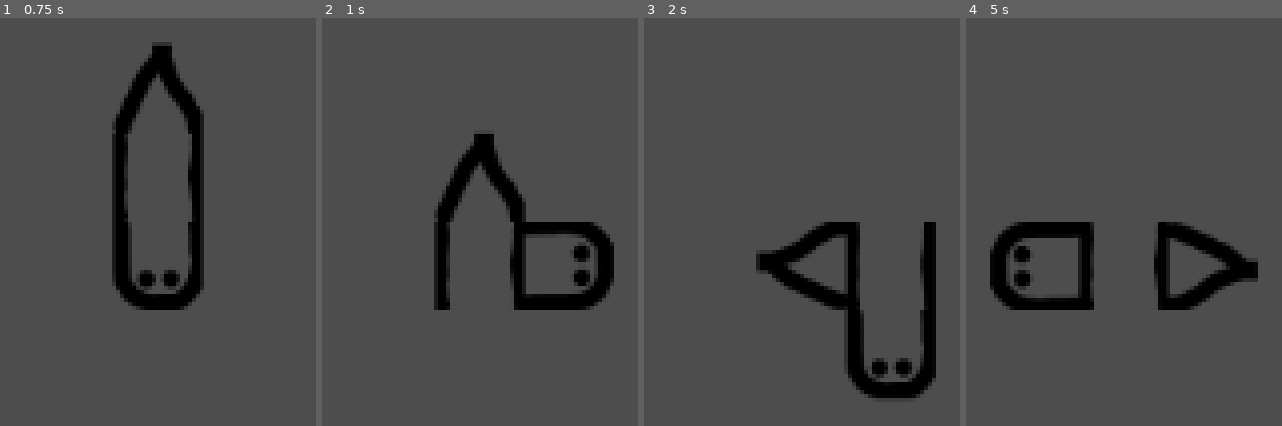
Above: before the commit, frames 1-4 (left to right).
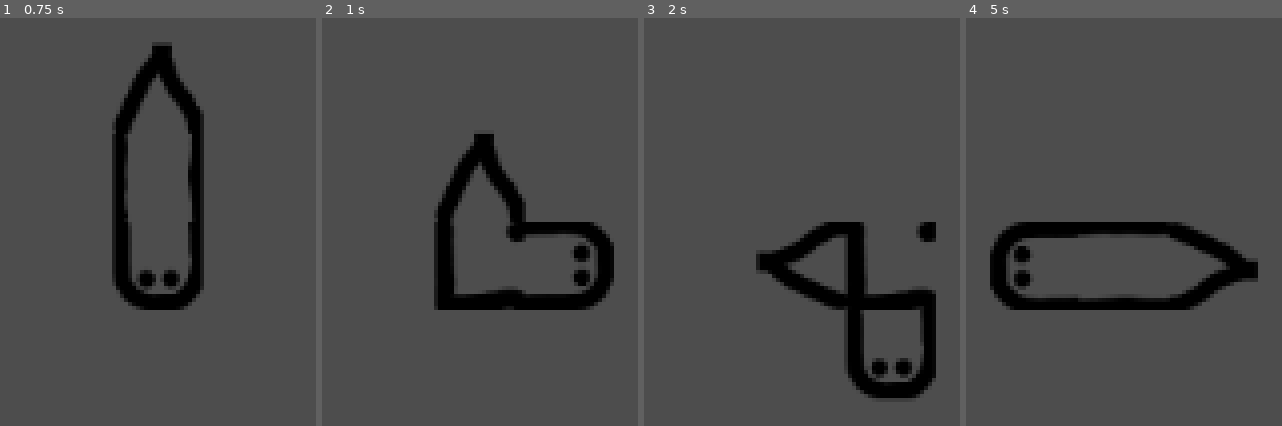
Above: after the commit, the same moments.

Repository: MoriTheWitch/Moris-Minigame-Collection
Game: Godot game, scene res://Scenes/Minigames/Snake/MainScene/SnakeGame.tscn
Same seed, same stepped clock (60 frames per second), same inputs: the game is played once before the commit and once after it. This scene is started directly instead of the project's main scene.
Inputs (mouse positions are in pixels of both pictures, inside the frame that each line leads up to):
- Up to frame 1 (0.75 s): tap Enter at 0.5 s; move the mouse to (outside the picture) at 0.52 s; hold Right (ui_right) from 0.53 s (still down); click (outside the picture) at 0.67 s
- Up to frame 2 (1 s): keep holding Right (ui_right)
- Up to frame 3 (2 s): tap Space at 1.25 s; move the mouse to (outside the picture) at 1.27 s; release Right (ui_right) at 1.28 s; hold Down (ui_down) from 1.28 s (still down)
- Up to frame 4 (5 s): move the mouse to (outside the picture) at 2.02 s; release Down (ui_down) at 2.03 s; hold Right (ui_right) 2.03-2.78 s; tap Enter at 2.75, 4.25 s; move the mouse to (outside the picture) at 2.77 s; hold Up (ui_up) 2.78-3.53 s; click (outside the picture) at 2.92 s; tap Space at 3.5 s; move the mouse to (outside the picture) at 3.52 s; hold Left (ui_left) from 3.53 s (still down); move the mouse to (outside the picture) at 4.27 s

Frame 1 is identical in both runs. In frame 2, 1.9% of the frame differs, in the area x 39-65%, y 50-72%; in frame 3, 1.9%; in frame 4, 2.8%, in the area x 35-65%, y 50-72%.

Commit message:
WIP snake turn animations

Diff:
--- a/Scenes/Minigames/Snake/Entities/Player/SnakeMove.gd
+++ b/Scenes/Minigames/Snake/Entities/Player/SnakeMove.gd
@@ -51,15 +51,35 @@
 			segment.position = oldPosition
 			oldPosition = currentPosition
 		tail.position = oldPosition
-		setTailRotation()
 		for i in range(1, segmentsArr.size()-1):
 			setSegmentRotation(segmentsArr[i-1], segmentsArr[i], segmentsArr[i+1])
+		setTailRotation()
 
 
 
-func setSegmentRotation(prevSegment, segment, nextSegment:Node2D):
+
+func setSegmentRotation(prevSegment, segment:Node2D, nextSegment:Node2D):
+	var segmentSprite = segment.get_node("AnimatedSprite2D")
 	var positionDifferenceFront: Vector2 =  prevSegment.position - segment.position
-	var positionDifferenceBack: Vector2 = nextSegment.position - segment.position
+	var positionDifferenceBack: Vector2 =   segment.position - nextSegment.position
+	var combinedPosition: Vector2 = positionDifferenceBack + positionDifferenceFront
+	print(combinedPosition)
+	if combinedPosition.x != 0 and combinedPosition.y == 0:
+		segment.rotation_degrees = 90
+		segmentSprite.frame = 0
+	elif combinedPosition.x == 0 and combinedPosition.y != 0:
+		segment.rotation_degrees = 0
+		segmentSprite.frame = 0
+	else:
+		segmentSprite.frame = 1
+		if combinedPosition.x == 32 and combinedPosition.y == 32:
+			segment.rotation_degrees = 0
+		elif combinedPosition.x == -32 and combinedPosition.y == 32:
+			segment.rotation_degrees = 90
+		elif combinedPosition.x == 32 and combinedPosition.y == -32:
+			segment.rotation_degrees = 270
+		elif combinedPosition.x == -32 and combinedPosition.y == -32:
+			segment.rotation_degrees = 180
 
 
 func setTailRotation():
